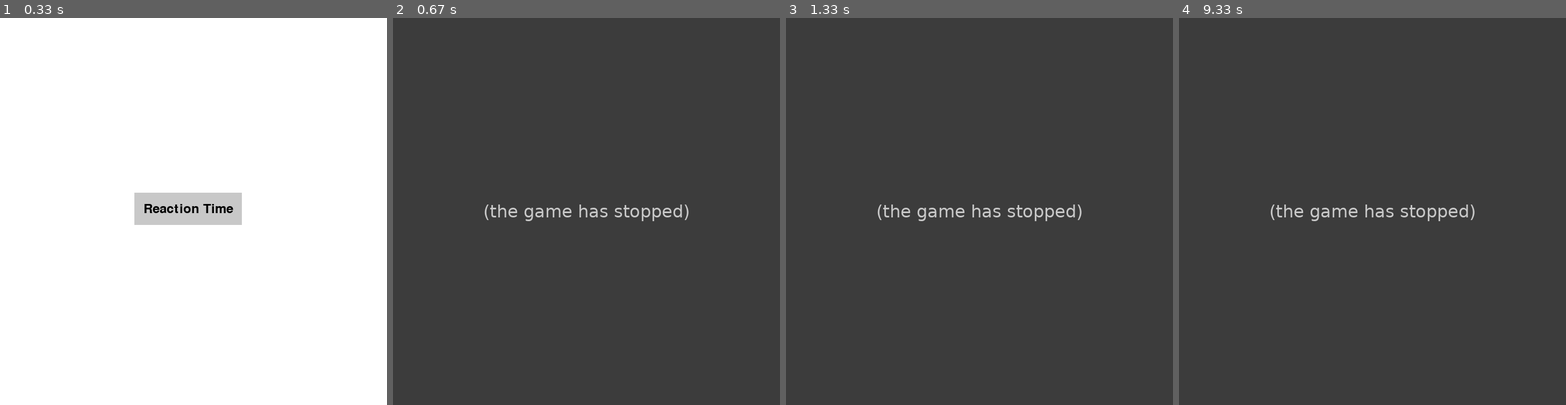
Above: before the commit, frames 1-4 (left to right).
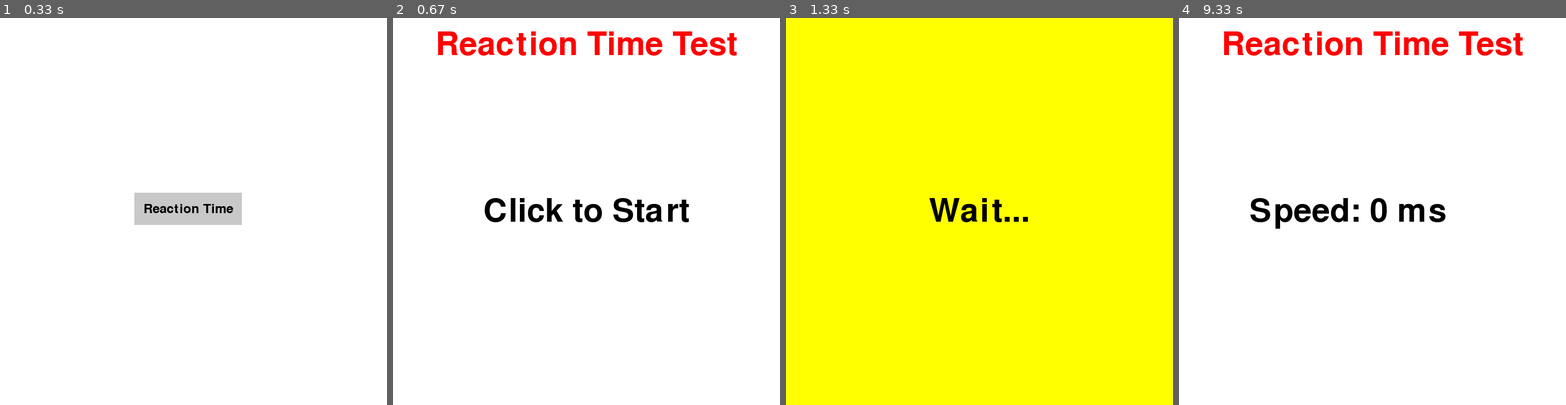
Above: after the commit, the same moments.

Repository: Akaneyana/PyGame
Game: pygame game, started from main.py
Two runs of this game, one before a commit and one after it. Both use one fixed random seed, a clock stepped at 60 frames per second and the inputs below.
Inputs (mouse positions are in pixels of both pictures, inside the frame that each line leads up to):
- Up to frame 1 (0.33 s): no input
- Up to frame 2 (0.67 s): click (586, 211) at 0.38 s
- Up to frame 3 (1.33 s): click "Click to Start" at 0.72 s
- Up to frame 4 (9.33 s): click (1492, 304) at 9.05 s

Frame 1 is identical in both runs. In frame 2, 100% of the frame differs, in the area x 0-100%, y 0-100%; in frame 3, 100%; in frame 4, 100%.
Error before the commit: TypeError: function takes at least 3 arguments (1 given) (ReactionTime.py line 17); the game stopped at 0.38 s (later frames are placeholders)

Commit message:
Creation of Reaction Time Game

Diff:
--- a/frontend/games/ReactionTime.py
+++ b/frontend/games/ReactionTime.py
@@ -9,18 +9,74 @@
 # how big the screen is
 res = (720, 720)
 screen = pygame.display.set_mode(res)
-pygame.display.set_caption("Reaction Time Test")
+pygame.display.set_caption("Reaction Time")
 
-# what font i am using
-font = pygame.font.SysFont('Rubik-Regular.ttf', 90)
+main_font = pygame.font.SysFont(None, 90)
 
-title = font.render("Reaction Time")
+title = main_font.render("Reaction Time Test", True, "red")
+title_rect = title.get_rect(center=(360, 50))
+
+click_to_start = main_font.render("Click to Start", True, "black")
+click_to_start_rect = click_to_start.get_rect(center=(360, 360))
+
+waiting = main_font.render("Wait...", True, "black")
+waiting_rect = waiting.get_rect(center=(360, 360))
+
+click = main_font.render("Click NOW!", True, "black")
+click_rect = click.get_rect(center=(360, 360))
+
+score = main_font.render("Score: 1000 ms", True, "red")
+score_rect = score.get_rect(center=(360, 360))
+
+
+game_state = "Click to Start"
+
+start_time, end_time = 0, 0
 
 
 # runs pygame into a game loop
-while True:
+running = True
+while running:
 
     for event in pygame.event.get():
         if event.type == pygame.QUIT:
             pygame.quit()
             sys.exit()
+        if event.type == pygame.MOUSEBUTTONDOWN:
+            if game_state == "Click to Start":
+                game_state = "Waiting"
+            elif game_state == "Test Starting":
+                ending_time = time.time()
+                game_state = "Showing Results"
+            elif game_state == "Showing Results":
+                game_state = "Click to Start"
+
+    screen.fill("white")
+
+    screen.blit(title, title_rect)
+
+    if game_state == "Click to Start":
+        screen.blit(click_to_start, click_to_start_rect)
+    elif game_state == "Waiting":
+        screen.fill("yellow")
+
+        screen.blit(waiting, waiting_rect)
+
+        pygame.display.update()
+
+        delay_time = random.uniform(1, 10)
+
+        time.sleep(delay_time)
+
+        game_state = "Test Starting"
+
+        starting_time = time.time()
+    elif game_state == "Test Starting":
+        screen.fill("green")
+        screen.blit(click, click_rect)
+    elif game_state == "Showing Results":
+        reaction_time = round((ending_time - starting_time) * 1000)
+        score_text = main_font.render(f"Speed: {reaction_time} ms", True, "black")
+        screen.blit(score_text, score_rect)
+
+    pygame.display.update()
